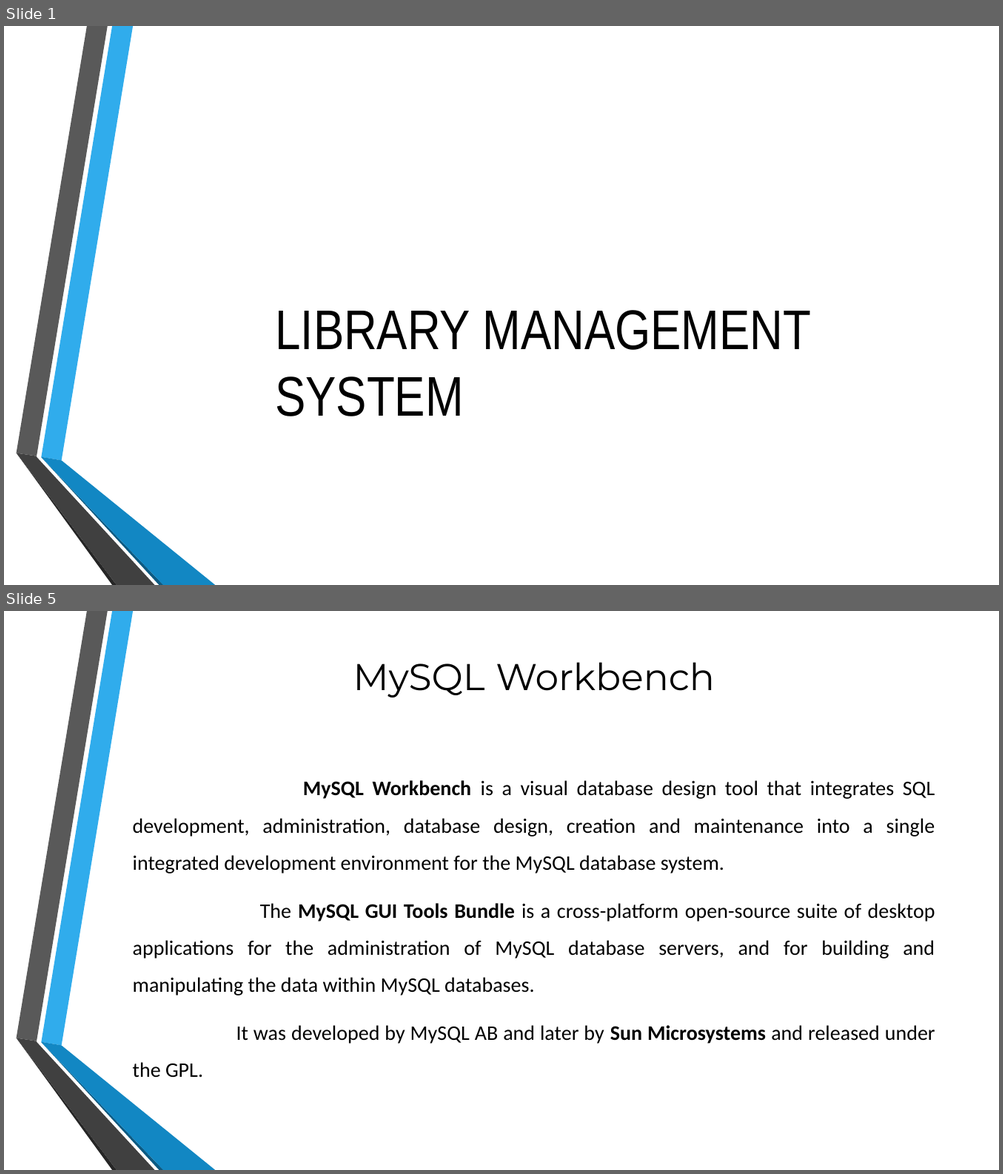
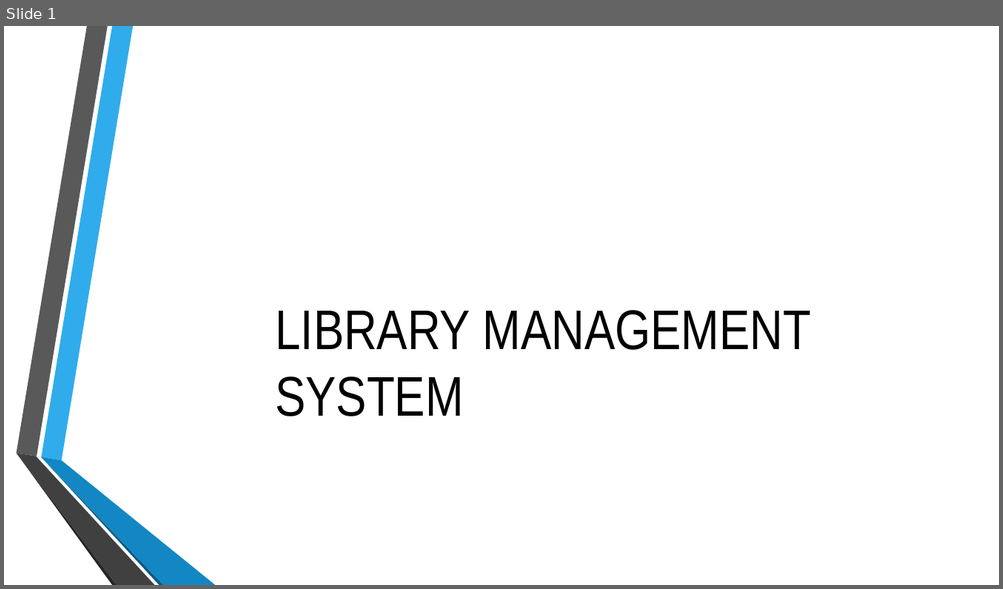
Before and after one commit to Vruchi0321/Hibernate_Project, a slide deck: LMS.pptx. Shown one above the other, each under a label of ours: slides 1 and 5 before the commit, slide 1 after it; the slides between them are not shown. The pictures are 1003x1174 and 1003x589 pixels, drawn with LibreOffice and Linux fonts; fonts in the diff are those of the drawing; background and template pictures are left out. Boxes give left, top, right and bottom in pixels: in the first picture for what was removed or moved away, otherwise in the second. Text is boxed around its words. In the diff, an @@ line names an element or a change of style, - is before the commit and + after.

```diff
--- a/LMS.pptx
+++ b/LMS.pptx
@@ slide 5 removed at [4, 611, 999, 1170], background picture (left out); not listed: 6 template elements that a slide beside it also shows @@
@@ title removed at [353, 662, 714, 698] @@
-MySQL Workbench
@@ text removed at [133, 780, 935, 1078] @@
-MySQL Workbench is a visual database design tool that integrates SQL development, administration, database design, creation and maintenance into a single integrated development environment for the MySQL database system.
-The MySQL GUI Tools Bundle is a cross-platform open-source suite of desktop applications for the administration of MySQL database servers, and for building and manipulating the data within MySQL databases.
-It was developed by MySQL AB and later by Sun Microsystems and released under the GPL.
```
Also in this commit, not shown: 3 slides changed, 6 slides added, 8 other slides removed.
